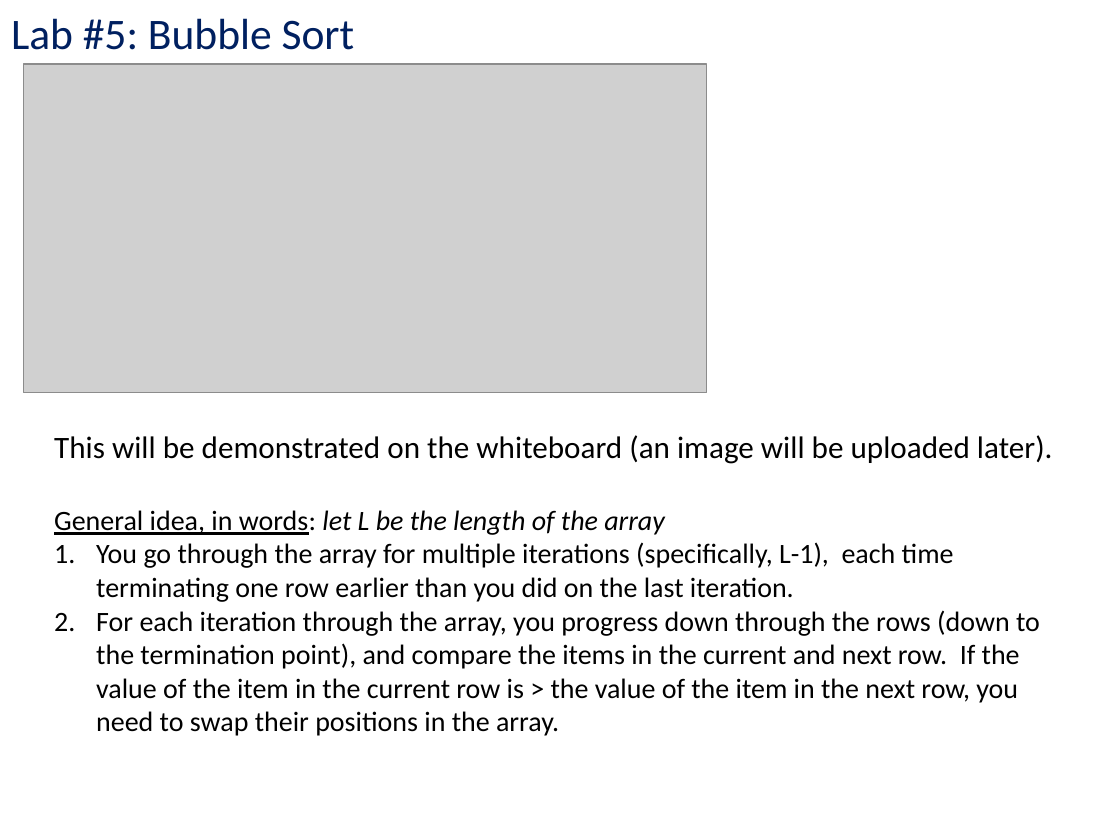
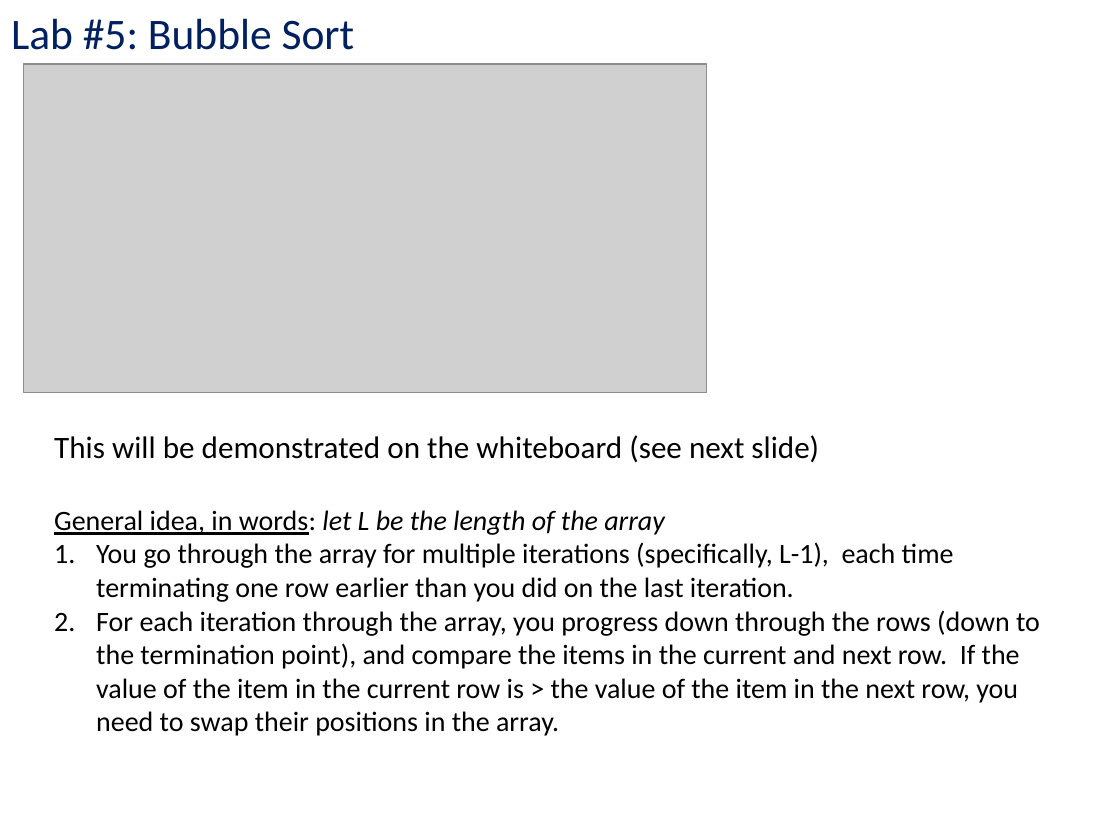
Before and after one commit to kc13/CS401MD, a slide deck: slide 7 of cs401_lab_2_21_20.pptx. Drawn at 1120x840 pixels with LibreOffice and Linux fonts; fonts in the diff are those of the drawing; grey boxes stand for pictures. Boxes give left, top, right and bottom in pixels: in the first picture for what was removed or moved away, otherwise in the second. Text is boxed around its words. In the diff, an @@ line names an element or a change of style, - is before the commit and + after.

```diff
--- a/cs401_lab_2_21_20.pptx
+++ b/cs401_lab_2_21_20.pptx
@@ text at (54,435,819,462): text changed @@
-This will be demonstrated on the whiteboard (an image will be uploaded later).
+This will be demonstrated on the whiteboard (see next slide)
```
Also in this commit, not shown: 1 slide added.
